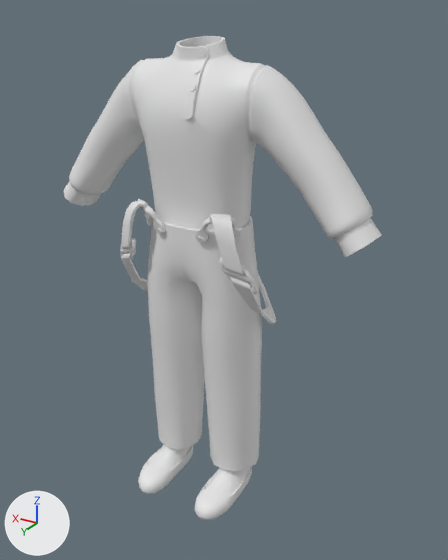
The FBX model Assets/3Dmodels/3Dmodels_Attires/3Dmodels_Attires_Peasants/3Dmodels_Attires_Peasants_Bednyaks/3Dmodel_Attire_Peasant_Bednyak_Type1.fbx, before and after one commit.
Camera for both pictures: a 50 mm camera at (-1.046, 1.605, 1.623) aimed at (-0.066, -0.028, 0.806). The axes (+X, +Y, +Z) are drawn at lower left. The lights are the same throughout. The older version comes first.

Objects in the first picture: 'Attire_Peasant_Bednyak_Type1'.
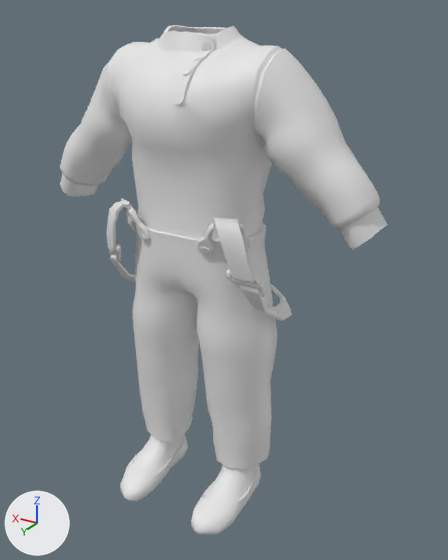
The newer file adds a shape key; the second version is drawn at full value of the shape key 'BlendShape_BodyType_Male_Strong' of 'Attire_Peasant_Bednyak_Type1', and the change is written as the vertex moves it makes.

What differs and where, as boxes (x1, y1, x2, y2) in the pictures (448 x 560 px; the box of a moved part takes in the faces that stretch with it):
'Attire_Peasant_Bednyak_Type1', reshaped
    before: (63, 36, 382, 520)
    after: (60, 25, 388, 535)
part 1 of me_attire_peasant_bednyak_type1, moved or reshaped
    before: (193, 66, 201, 74)
    after: (193, 56, 201, 62)
part 2 of me_attire_peasant_bednyak_type1, moved or reshaped
    before: (198, 50, 206, 58)
    after: (201, 42, 211, 50)
part 3 of me_attire_peasant_bednyak_type1, moved or reshaped
    before: (189, 83, 196, 91)
    after: (182, 67, 191, 76)
part 4 of me_attire_peasant_bednyak_type1, moved or reshaped
    before: (197, 237, 205, 243)
    after: (199, 247, 210, 254)
part 5 of me_attire_peasant_bednyak_type1, moved or reshaped
    before: (219, 257, 258, 294)
    after: (226, 269, 266, 297)
part 6 of me_attire_peasant_bednyak_type1, moved or reshaped
    before: (156, 228, 162, 234)
    after: (139, 234, 146, 240)
part 7 of me_attire_peasant_bednyak_type1, moved or reshaped
    before: (120, 238, 136, 261)
    after: (109, 243, 121, 261)
part 8 of me_attire_peasant_bednyak_type1, moved or reshaped
    before: (63, 36, 382, 520)
    after: (60, 25, 388, 535)

What the commit changed:
me_attire_peasant_bednyak_type1 is used by ob_attire_peasant_bednyak_type1; location (0.0, 0.0, 0.0); rotation (0.0, 3.142, 0.0), in degrees (0, 180, 0).
me_attire_peasant_bednyak_type1 had 3540 vertices, 3757 faces and spanned x -0.58..0.58, y -0.22..0.23, z -1.56..0.0.
me_attire_peasant_bednyak_type1 now has 3540 vertices, 3757 faces and spans x -0.59..0.59, y -0.25..0.29, z -1.59..0.0.
me_attire_peasant_bednyak_type1 part 1: the loose piece of 26 vertices spanning x 0.03..0.06, y 0.07..0.09, z -1.49..-1.47 is moved by (0.02, 0.03, -0.03).
me_attire_peasant_bednyak_type1 part 2: the loose piece of 26 vertices spanning x 0.03..0.06, y 0.05..0.06, z -1.53..-1.51 is moved by (0.03, 0.02, -0.02).
me_attire_peasant_bednyak_type1 part 3: the loose piece of 26 vertices spanning x 0.03..0.06, y 0.1..0.12, z -1.45..-1.42 is moved by (0.01, 0.04, -0.04).
me_attire_peasant_bednyak_type1 part 4: the loose piece of 25 vertices spanning x 0.06..0.09, y 0.11..0.13, z -1.01..-0.99 is moved by (0.04, 0.04, 0.01).
me_attire_peasant_bednyak_type1 part 5: the loose piece of 170 vertices spanning x 0.16..0.26, y 0.09..0.16, z -0.97..-0.85 is scaled about its middle by (0.935, 1.27, 0.79), then moved by (0.04, 0.02, 0.01).
me_attire_peasant_bednyak_type1 part 6: the loose piece of 25 vertices spanning x -0.09..-0.06, y 0.11..0.13, z -1.01..-0.99 is moved by (-0.04, 0.04, 0.01).
me_attire_peasant_bednyak_type1 part 7: the loose piece of 170 vertices spanning x -0.26..-0.16, y 0.09..0.16, z -0.97..-0.85 is scaled about its middle by (0.935, 1.27, 0.79), then moved by (-0.04, 0.02, 0.01).
me_attire_peasant_bednyak_type1 part 8: 2968 of 3540 vertices moved; they spanned x -0.58..0.58, y -0.22..0.23, z -1.56..0.0 and now span x -0.59..0.59, y -0.25..0.29, z -1.59..0.0; mean shift (0.0, 0.01, -0.02); largest move (0.19, 0.07, -1.43) -> (0.24, 0.1, -1.49).
Other edits to the shape of me_attire_peasant_bednyak_type1 do not show in these pictures.
